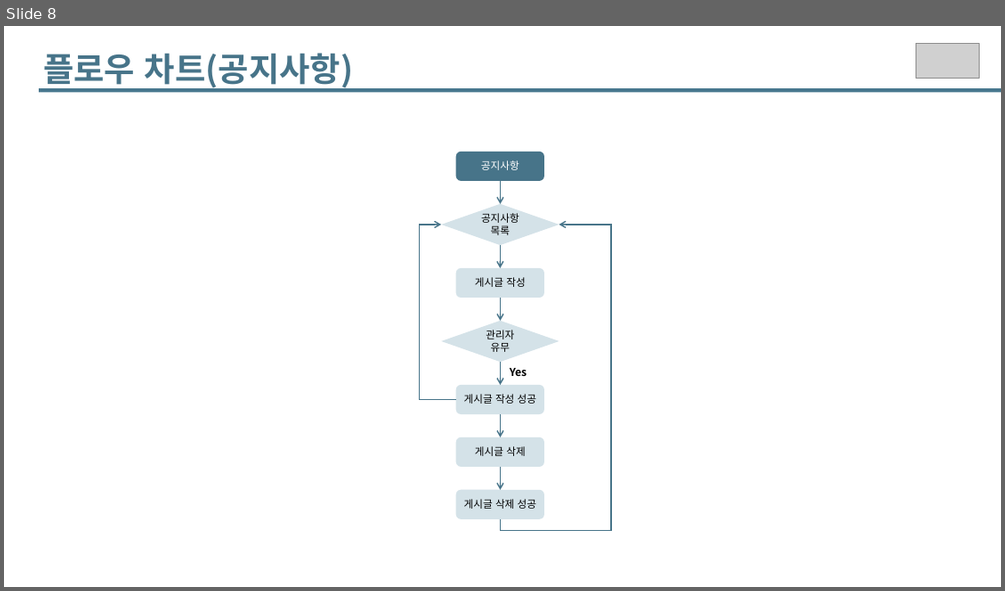
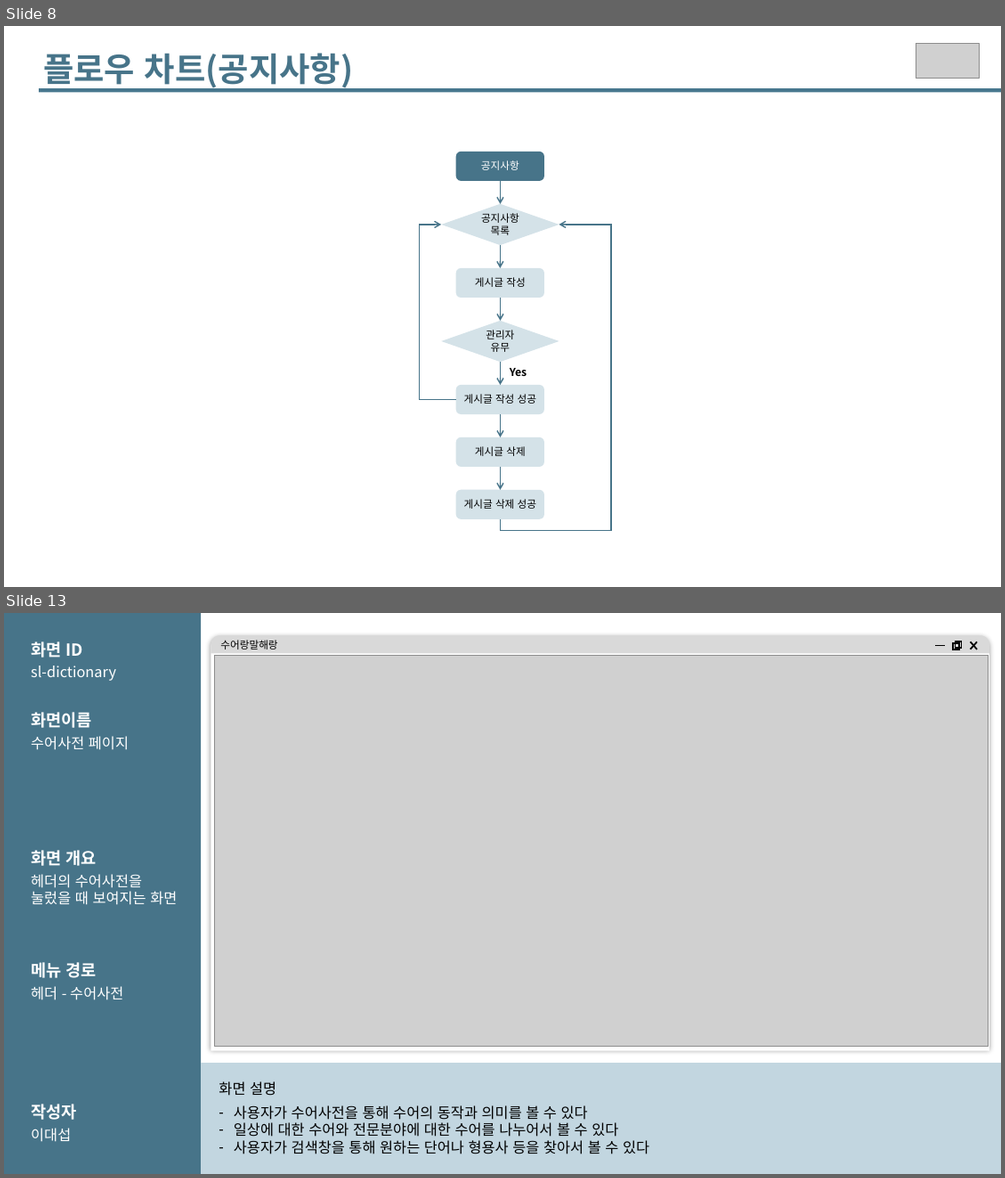
Before and after one commit to SeeUSoon93/final_project, a slide deck: Project/01. Document/실전프로젝트_화면설계서_군순팀.pptx. Shown one above the other, each under a label of ours: slide 8 before the commit, slides 8 and 13 after it; the slides between them are not shown. The pictures are 1005x591 and 1005x1178 pixels, drawn with LibreOffice and Linux fonts; fonts in the diff are those of the drawing; grey boxes stand for pictures; background and template pictures are left out. Boxes give left, top, right and bottom in pixels: in the first picture for what was removed or moved away, otherwise in the second. Text is boxed around its words. In the diff, an @@ line names an element or a change of style, - is before the commit and + after.

```diff
--- a/Project/01. Document/실전프로젝트_화면설계서_군순팀.pptx
+++ b/Project/01. Document/실전프로젝트_화면설계서_군순팀.pptx
@@ slide 13 added at (x1=4, y1=613, x2=1001, y2=1174), background #FFFFFF @@
@@ rectangle added at (x1=4, y1=613, x2=201, y2=1174), fill #477489 @@
@@ round same rect added at (x1=211, y1=637, x2=989, y2=1051), fill #FFFFFF @@
@@ round same rect added at (x1=211, y1=635, x2=989, y2=653), fill #D9D9D9, 10 pt, text #000000 @@
+수어랑말해랑
@@ text added at (x1=31, y1=641, x2=83, y2=657), 16 pt, text #FFFFFF, bold @@
+화면 ID
@@ text added at (x1=31, y1=666, x2=116, y2=681), 14 pt, text #FFFFFF @@
+sl-dictionary
@@ picture added at (x1=215, y1=655, x2=989, y2=1046) @@
@@ group added at (x1=935, y1=641, x2=977, y2=649): 3 lines, 2 rectangles @@
@@ text added at (x1=31, y1=712, x2=91, y2=728), 16 pt, text #FFFFFF, bold @@
+화면이름
@@ text added at (x1=31, y1=736, x2=129, y2=750), 14 pt, text #FFFFFF @@
+수어사전 페이지
@@ text added at (x1=31, y1=850, x2=97, y2=866), 16 pt, text #FFFFFF, bold @@
+화면 개요
@@ text added at (x1=31, y1=874, x2=177, y2=905), 14 pt, text #FFFFFF @@
+헤더의 수어사전을
+눌렀을 때 보여지는 화면
@@ text added at (x1=31, y1=962, x2=97, y2=978), 16 pt, text #FFFFFF, bold @@
+메뉴 경로
@@ text added at (x1=31, y1=986, x2=123, y2=1000), 14 pt, text #FFFFFF @@
+헤더 - 수어사전
@@ rectangle added at (x1=201, y1=1062, x2=1001, y2=1174), fill #C2D6E0 @@
@@ text added at (x1=218, y1=1081, x2=276, y2=1095), 14 pt, text #000000 @@
+화면 설명
@@ text added at (x1=31, y1=1103, x2=76, y2=1119), 16 pt, text #FFFFFF, bold @@
+작성자
@@ text added at (x1=234, y1=1105, x2=649, y2=1154), 14 pt, text #000000 @@
+– 사용자가 수어사전을 통해 수어의 동작과 의미를 볼 수 있다
+– 일상에 대한 수어와 전문분야에 대한 수어를 나누어서 볼 수 있다
+– 사용자가 검색창을 통해 원하는 단어나 형용사 등을 찾아서 볼 수 있다
@@ text added at (x1=31, y1=1127, x2=71, y2=1142), 14 pt, text #FFFFFF @@
+이대섭
```
Also in this commit, not shown: 1 slide changed, 10 other slides added.
